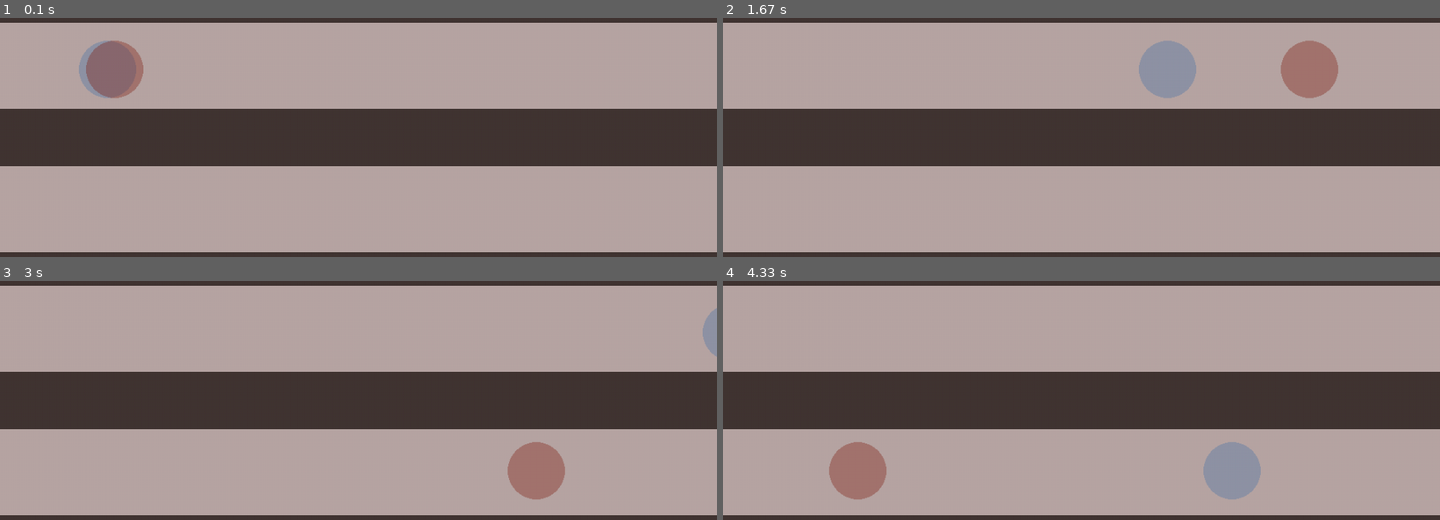
Above: before the commit, frames 1-4 (two rows, left to right).
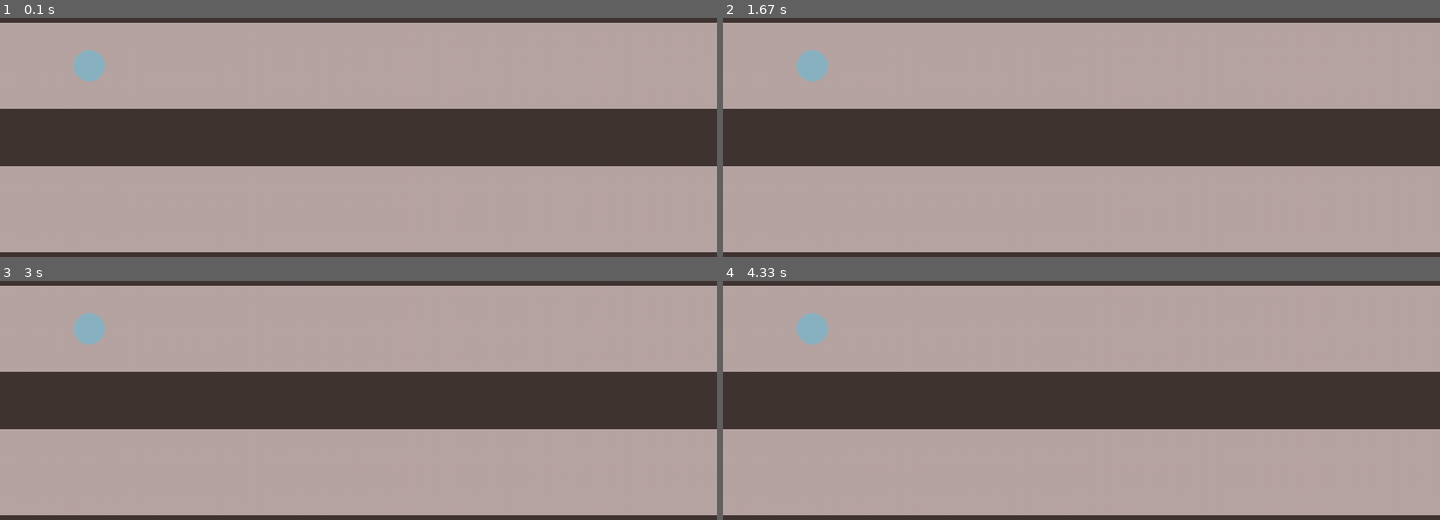
Above: after the commit, the same moments.

Repository: polismir/pygame_my
Game: pygame game, started from task7.py
Two runs of this game, one before a commit and one after it. Both use one fixed random seed, a clock stepped at 60 frames per second and the inputs below.
Inputs:
- Up to frame 1 (0.1 s): no input
- Up to frame 2 (1.67 s): no input
- Up to frame 3 (3 s): no input
- Up to frame 4 (4.33 s): no input

The runs differ from the first frame. In frame 1, 1.8% of the frame differs, in the area x 10-20%, y 9-34%; in frame 2, 3.4%, in the area x 10-86%, y 9-34%; in frame 3, 2.2%; in frame 4, 3.4%.

Commit message:
Update task7.py

Diff:
--- a/task7.py
+++ b/task7.py
@@ -19,7 +19,24 @@
         self.speed = random.randint(0, 25)
         number1, number2, number3 = random.randint(0, 255), random.randint(0, 255), random.randint(0, 255)
         self.random_color = (number1, number2, number3)
-        self.random_size = random.randint()
+        self.random_size = random.randint(5, 55)
+
+        self.ball_surf = pg.Surface((Ball.SIZE, Ball.SIZE), pg.SRCALPHA)
+        self.ball_rect = self.ball_surf.get_rect(centerx=WIDTH * 1 / 8)
+        self.ball_rect.top = HEIGHT * 1 / 4
+        self.ball_surf.fill((0, 0, 0, 0))
+        pg.draw.circle(self.ball_surf, (*self.random_color, 100), (self.ball_rect.width / 2, self.ball_rect.height / 2 - 15), self.random_size)
+
+    def draw(self, screen):  # отрисовка снаряда на экране слоем self.surf
+        screen.blit(self.ball_surf, self.ball_rect)
+
+    def move_left(self):
+        if self.ball_rect.left > self.speed:
+            self.ball_rect.left -= self.speed
+
+    def move_right(self):
+        if self.ball_rect.right < BALL_WIDTH - self.speed:
+            self.ball_rect.right += self.speed
 
 # здесь происходит инициализация:
 pg.init()
@@ -33,30 +50,11 @@
 pg.draw.rect(background, GREY, (0, 150, WIDTH, 120))
 pg.draw.rect(background, GREY, (0, 350, WIDTH, 120))
 
-ball = pg.Surface((BALL_WIDTH, BALL_HEIGHT), pg.SRCALPHA)
-ball_rect = ball.get_rect(centerx=WIDTH * 1 / 8)
-ball_rect.top = HEIGHT * 1 / 4
-ball.fill((0, 0, 0, 0))
-pg.draw.circle(ball, (*BLUE, 100),(ball_rect.width / 2, ball_rect.height / 2 - 10), 40)
-speed = 5
-flag = "вправо"
+my_ball = Ball()
+screen.blit(background, (0, 0))
+my_ball.draw(screen)
+pg.display.update()
 
-
-ball1 = pg.Surface((BALL_WIDTH, BALL_HEIGHT), pg.SRCALPHA)
-ball1_rect = ball.get_rect(centerx=WIDTH * 1 / 8)
-ball1_rect.top = HEIGHT * 1 / 4
-ball1.fill((0, 0, 0, 0))
-pg.draw.circle(ball1, (*RED, 100),(ball1_rect.width / 2, ball1_rect.height / 2 - 10), 40)
-speed1 = 7
-flag1 = "вправо"
-
-
-# если надо до игрового цикла (=на самом старте игры) отобразить объекты, то отрисовываем их здесь:
-# ...
-screen.blit(background, (0, 0))  # наносим первым слоем
-screen.blit(ball, ball_rect)
-screen.blit(ball1, ball1_rect)
-pg.display.update()  # затем обновляем экран, чтобы показать изменения
 
 # главный игровой цикл:
 flag_play = True
@@ -72,33 +70,33 @@
     if not flag_play:
         break
 
-    if ball_rect.left >= WIDTH:
-        flag = "влево"
-        ball_rect.top = HEIGHT * 1 / 1.75
-    if ball_rect.left <= -120:
-        flag = "вправо"
-        ball_rect.top = HEIGHT * 1 / 4
-
-    if flag == "вправо":
-        ball_rect.right += speed
-    if flag == "влево":
-        ball_rect.left -= speed
-
-    if ball1_rect.left >= WIDTH:
-        flag1 = "влево"
-        ball1_rect.top = HEIGHT * 1 / 1.75
-    if ball1_rect.left <= -120:
-        flag1 = "вправо"
-        ball1_rect.top = HEIGHT * 1 / 4
-
-    if flag1 == "вправо":
-        ball1_rect.right += speed1
-    if flag1 == "влево":
-        ball1_rect.left -= speed1
-
-    # перерисовка экрана:
-    # ...
-    screen.blit(background, (0, 0))  # наносим первым слоем
-    screen.blit(ball, ball_rect)
-    screen.blit(ball1, ball1_rect)
-    pg.display.update()  # обновление экрана, чтобы отобразить новую перерисовку
+    # if ball_rect.left >= WIDTH:
+    #     flag = "влево"
+    #     ball_rect.top = HEIGHT * 1 / 1.75
+    # if ball_rect.left <= -120:
+    #     flag = "вправо"
+    #     ball_rect.top = HEIGHT * 1 / 4
+    #
+    # if flag == "вправо":
+    #     ball_rect.right += speed
+    # if flag == "влево":
+    #     ball_rect.left -= speed
+    #
+    # if ball1_rect.left >= WIDTH:
+    #     flag1 = "влево"
+    #     ball1_rect.top = HEIGHT * 1 / 1.75
+    # if ball1_rect.left <= -120:
+    #     flag1 = "вправо"
+    #     ball1_rect.top = HEIGHT * 1 / 4
+    #
+    # if flag1 == "вправо":
+    #     ball1_rect.right += speed1
+    # if flag1 == "влево":
+    #     ball1_rect.left -= speed1
+    #
+    # # перерисовка экрана:
+    # # ...
+    # screen.blit(background, (0, 0))  # наносим первым слоем
+    # screen.blit(ball, ball_rect)
+    # screen.blit(ball1, ball1_rect)
+    # pg.display.update()  # обновление экрана, чтобы отобразить новую перерисовку
